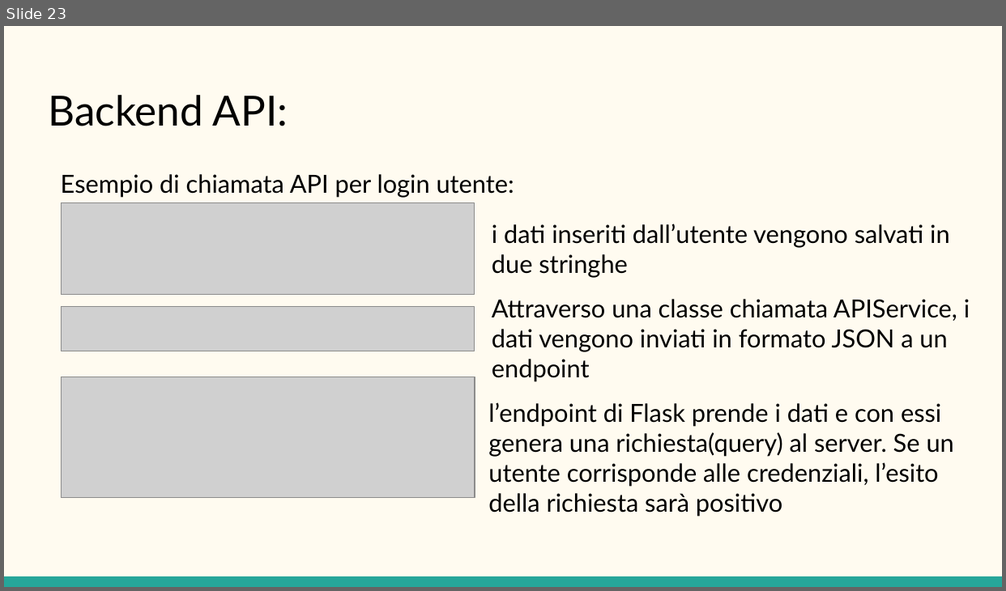
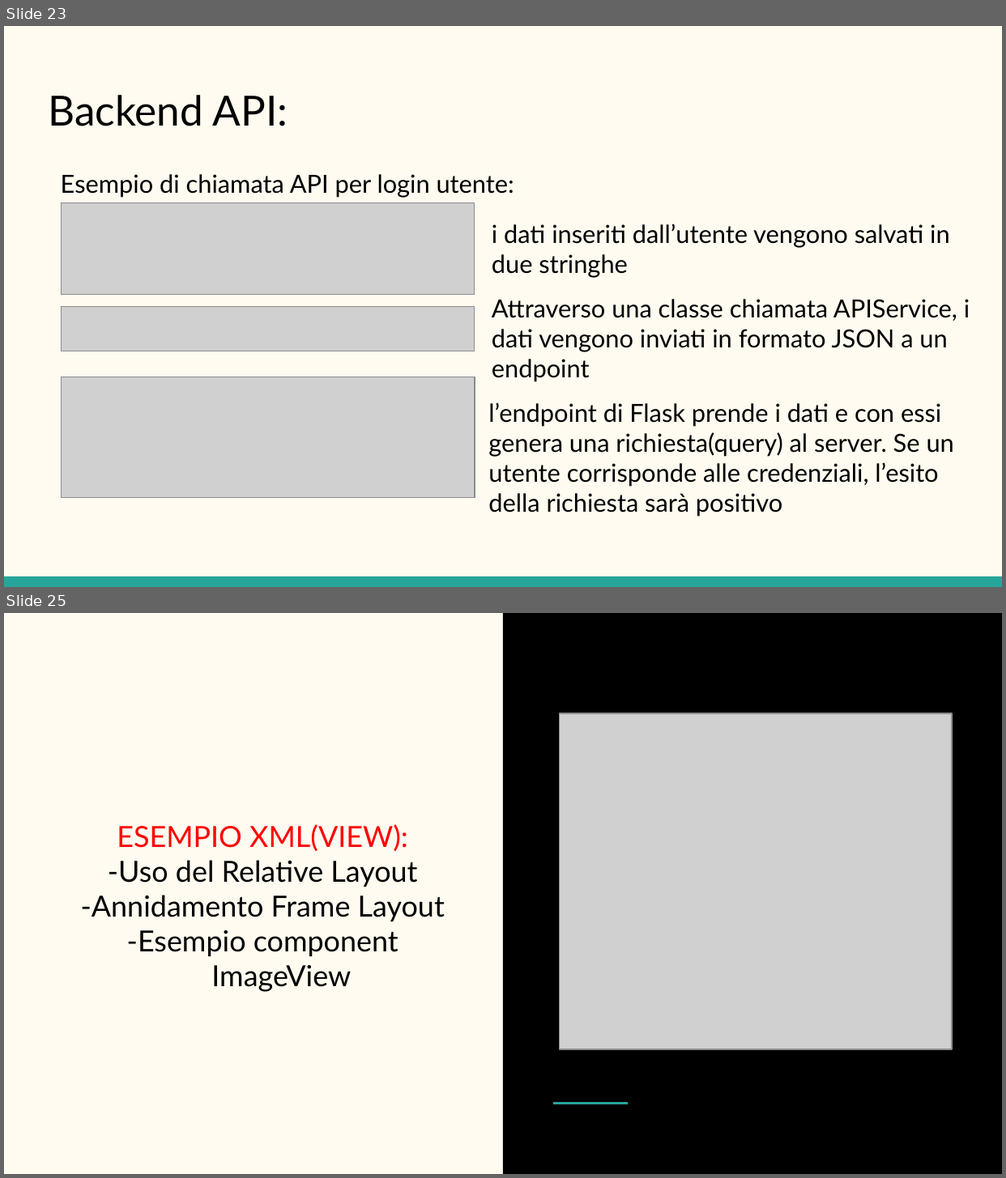
Before and after one commit to Tommiconlai/AppPet, a slide deck: Documenti/Relazione Finale/PP relazione.pptx. Shown one above the other, each under a label of ours: slide 23 before the commit, slides 23 and 25 after it; the slides between them are not shown. The pictures are 1006x591 and 1006x1178 pixels, drawn with LibreOffice and Linux fonts; fonts in the diff are those of the drawing; grey boxes stand for pictures. Boxes give left, top, right and bottom in pixels: in the first picture for what was removed or moved away, otherwise in the second. Text is boxed around its words. In the diff, an @@ line names an element or a change of style, - is before the commit and + after.

```diff
--- a/Documenti/Relazione Finale/PP relazione.pptx
+++ b/Documenti/Relazione Finale/PP relazione.pptx
@@ slide 25 added at (4,613,1002,1174), background #FFFBF0 @@
@@ rectangle added at (503,613,1002,1174), fill #000000 @@
@@ picture added at (559,713,951,1050) @@
@@ subtitle added at (81,824,445,956), 21 pt, text #000000 @@
+ESEMPIO XML(VIEW):
+-Uso del Relative Layout
+-Annidamento Frame Layout
+-Esempio component ImageView
@@ line added from (553, 1104) to (628, 1104), #26A69A 1.5 pt @@
```
Also in this commit, not shown: 2 other slides added.
